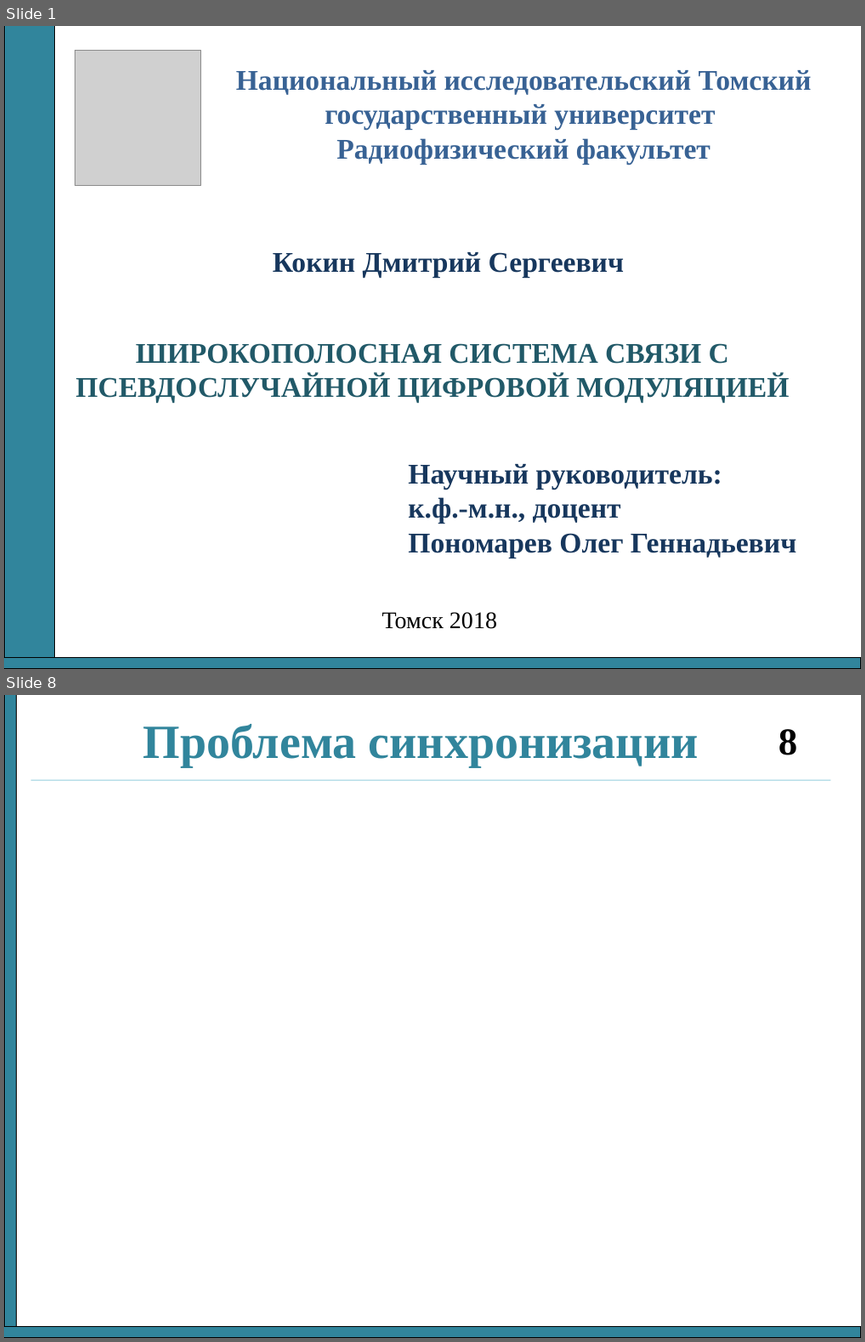
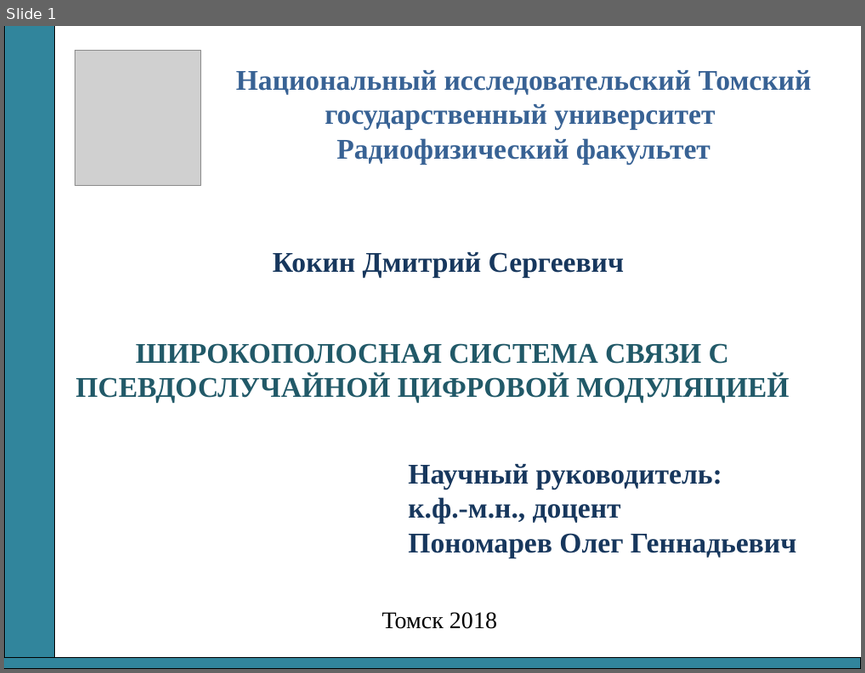
Before and after one commit to nikok94/dissertation, a slide deck: Отчет 3 семестр.ppt. Shown one above the other, each under a label of ours: slides 1 and 8 before the commit, slide 1 after it; the slides between them are not shown. The pictures are 865x1342 and 865x673 pixels, drawn with LibreOffice and Linux fonts; fonts in the diff are those of the drawing; grey boxes stand for pictures. Boxes give left, top, right and bottom in pixels: in the first picture for what was removed or moved away, otherwise in the second. Text is boxed around its words. In the diff, an @@ line names an element or a change of style, - is before the commit and + after.

```diff
--- a/Отчет 3 семестр.ppt
+++ b/Отчет 3 семестр.ppt
@@ slide 8 removed at bbox=[4, 695, 861, 1338], background #FFFFFF @@
@@ rectangle removed at bbox=[4, 695, 17, 1338] @@
@@ title removed at bbox=[143, 724, 698, 766] @@
-Проблема синхронизации
@@ page number removed at bbox=[778, 729, 797, 755] @@
-8
@@ line removed from (30, 780) to (831, 780) @@
@@ rectangle removed at bbox=[4, 1327, 861, 1338] @@
```
Also in this commit, not shown: 12 slides changed, 1 slide added, 2 other files.
